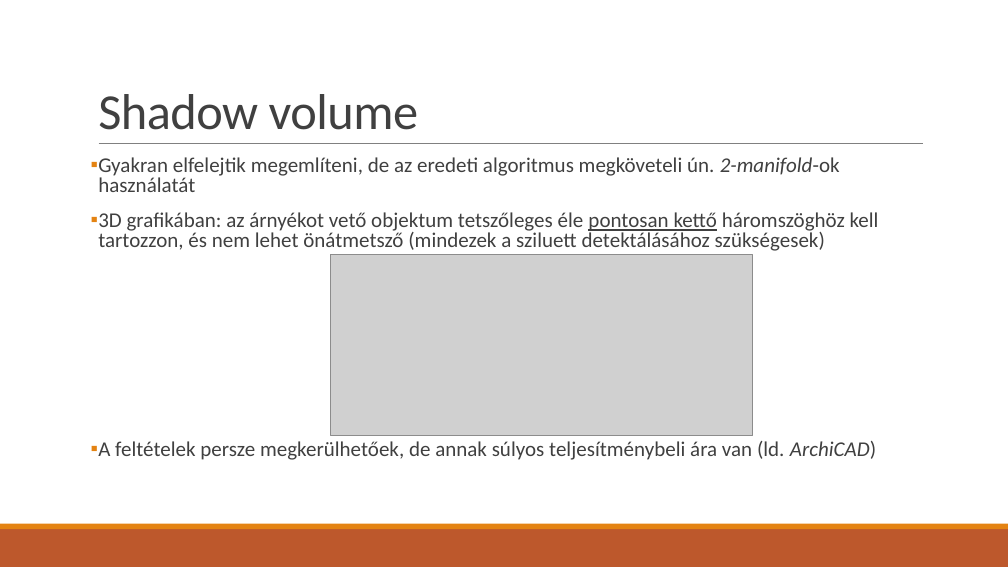
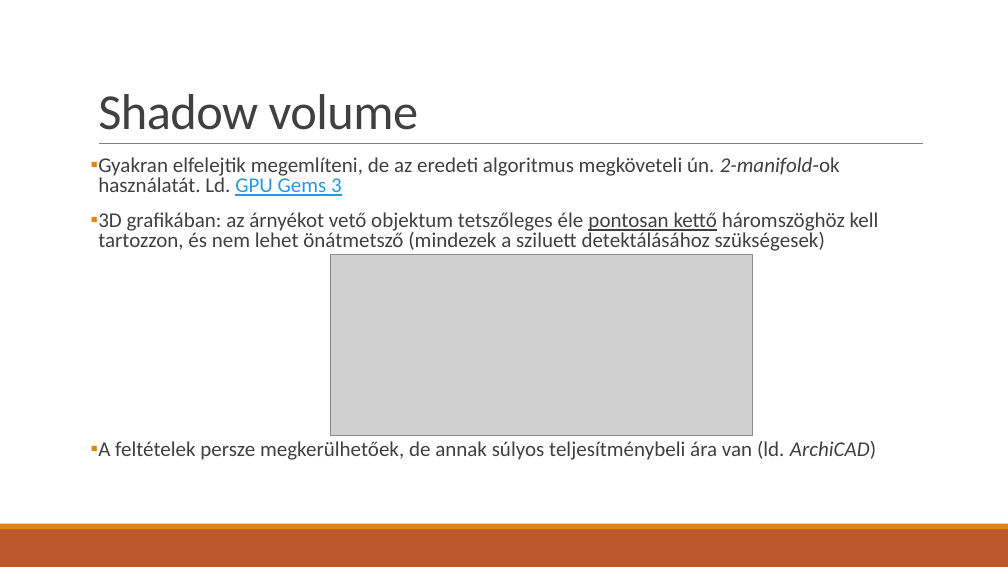
Before and after one commit to asylum2010/Asylum-s-ELTE-Exercises, a slide deck: slide 3 of GFX_EA_01.pptx. Drawn at 1008x567 pixels with LibreOffice and Linux fonts; fonts in the diff are those of the drawing; grey boxes stand for pictures. Boxes give left, top, right and bottom in pixels: in the first picture for what was removed or moved away, otherwise in the second. Text is boxed around its words. In the diff, an @@ line names an element or a change of style, - is before the commit and + after.

Commit message:
shadow volume prez 2

```diff
--- a/GFX_EA_01.pptx
+++ b/GFX_EA_01.pptx
@@ text at box(98, 157, 840, 196): text changed @@
-▪ Gyakran elfelejtik megemlíteni, de az eredeti algoritmus megköveteli ún. 2-manifold-ok használatát
+▪ Gyakran elfelejtik megemlíteni, de az eredeti algoritmus megköveteli ún. 2-manifold-ok használatát. Ld. GPU Gems 3
```
Also in this commit, not shown: 4 other slides changed, 3 slides added, 1 other file.
